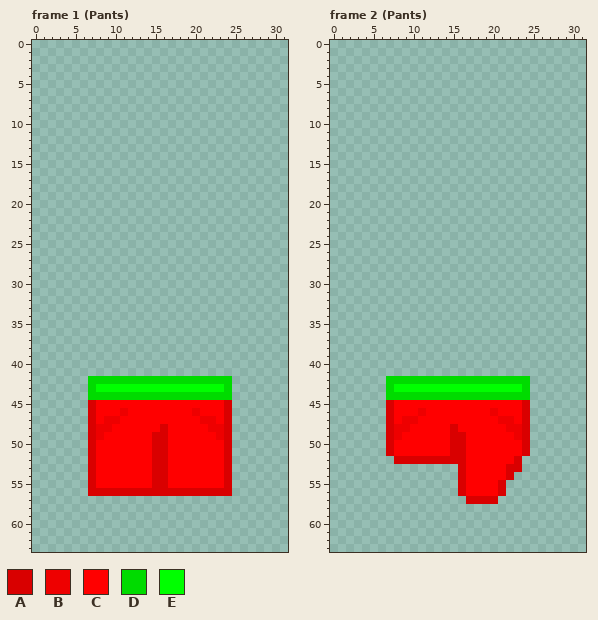
Two versions of one pixel-art file, Assets/Resources/Clothes/Legs Front.aseprite. Above: the version before the commit.
32x64 pixels, 4 frames. Shown: frame 1 (Pants), frame 2 (Pants). The commit also changed other frames, which this record leaves out.
Palette (. is transparent): A #d90000  B #ee0000  C #ff0000  D #00db00  E #00ff00
Pixels before, frame 1 (Pants), first column x 7:
42 DDDDDDDDDDDDDDDDDD
43 DEEEEEEEEEEEEEEEED
44 DDDDDDDDDDDDDDDDDD
45 ACCCCCCCCCCCCCCCCA
46 ACCCBCCCCCCCCBCCCA
47 ACBBCCCCCCCCCCBBCA
48 ABBCCCCCCACCCCCBBA
49 ABCCCCCCAACCCCCCBA
50 ACCCCCCCAACCCCCCCA
51 ACCCCCCCAACCCCCCCA
52 ACCCCCCCAACCCCCCCA
53 ACCCCCCCAACCCCCCCA
54 ACCCCCCCAACCCCCCCA
55 ACCCCCCCAACCCCCCCA
56 AAAAAAAAAAAAAAAAAA
Pixels before, frame 2 (Pants), first column x 7:
42 DDDDDDDDDDDDDDDDDD
43 DEEEEEEEEEEEEEEEED
44 DDDDDDDDDDDDDDDDDD
45 ACCCCCCCCCCCCCCCCA
46 ACCCBCCCCCCCCBCCCA
47 ACBBCCCCCCCCCCBBCA
48 ABBCCCCCACCCCCCBBA
49 ABCCCCCCAACCCCCCBA
50 ACCCCCCCAACCCCCCCA
51 ACCCCCCCAACCCCCCCA
52 .AAAAAAAAACCCCCCA.
53 .........ACCCCCAA.
54 .........ACCCCCA..
55 .........ACCCCA...
56 .........ACCCCA...
57 ..........AAAA....
New version:
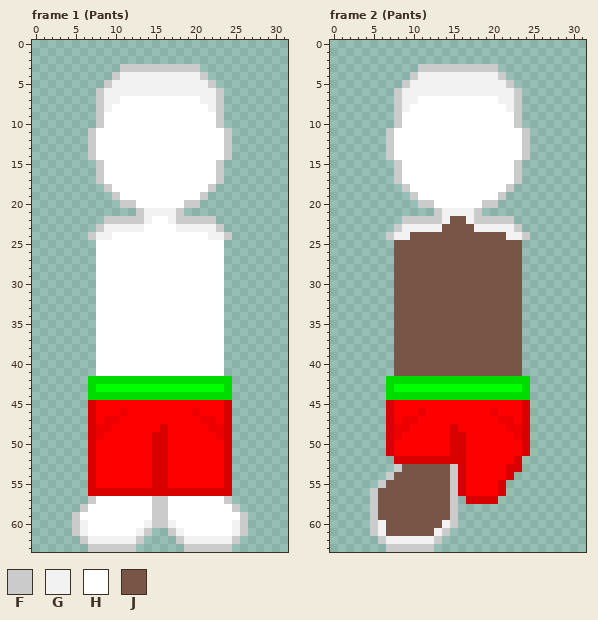
Colours new in this view: F #cbcbcb  G #f2f2f2  H #ffffff  J #795548
The edit:
layer "Layer 1" now shown
Frame 1 (Pants), layer "Layer 1":
The author put colour F in row 3 at x 11 to 20; in row 4 at x 10 and 21; in row 5 at x 9 and 22; in rows 6 to 10 at x 8 and 23; in rows 11 to 14 at x 7 and 24; in rows 15 to 17 at x 8 and 23.
The author put colour F in row 18 at x 9 and 22; in row 19 at x 10 and 21; in row 20 at x 11 to 12 and 19 to 20; in row 21 at x 13 and 18; in row 22 at x 9 to 13 and 18 to 22; in row 23 at x 8 and 23.
The author put colour F in row 24 at x 7 and 24; in row 57 at x 7, 15 to 16 and 24; in row 58 at x 6, 15 to 16 and 25; in rows 59 to 60 at x 5, 15 to 16 and 26; in row 61 at x 5, 14, 17 and 26; in row 62 at x 6, 13, 18 and 25.
The author put colour F in row 63 at x 7 to 12 and 19 to 24.
The author put colour G in row 4 at x 11 to 20; in row 5 at x 10 to 21; in row 6 at x 9 to 22; in row 7 at x 9 to 10 and 21 to 22; in row 8 at x 9 and 22; in row 21 at x 14 to 17.
The author put colour G in row 22 at x 14 and 17; in row 23 at x 9 to 13 and 18 to 22; in row 24 at x 8 to 9 and 22 to 23; in row 60 at x 6, 14, 17 and 25; in row 61 at x 6, 13, 18 and 25; in row 62 at x 7 to 12 and 19 to 24.
The author put colour H in row 7 at x 11 to 20; in row 8 at x 10 to 21; in rows 9 to 10 at x 9 to 22; in rows 11 to 14 at x 8 to 23; in rows 15 to 17 at x 9 to 22; in row 18 at x 10 to 21.
The author put colour H in row 19 at x 11 to 20; in row 20 at x 13 to 18; in row 22 at x 15 to 16; in row 23 at x 14 to 17; in row 24 at x 10 to 21; in rows 25 to 41 at x 8 to 23.
The author put colour H in row 57 at x 8 to 14 and 17 to 23; in row 58 at x 7 to 14 and 17 to 24; in row 59 at x 6 to 14 and 17 to 25; in row 60 at x 7 to 13 and 18 to 24; in row 61 at x 7 to 12 and 19 to 24.
Frame 2 (Pants), layer "Layer 1":
The author put colour F in row 3 at x 11 to 20; in row 4 at x 10 and 21; in row 5 at x 9 and 22; in rows 6 to 10 at x 8 and 23; in rows 11 to 14 at x 7 and 24; in rows 15 to 17 at x 8 and 23.
The author put colour F in row 18 at x 9 and 22; in row 19 at x 10 and 21; in row 20 at x 11 to 12 and 19 to 20; in row 21 at x 13 and 18; in row 22 at x 9 to 13 and 18 to 22; in row 23 at x 8 and 23.
The author put colour F in row 24 at x 7 and 24; in row 53 at x 8 and 15; in row 54 at x 7 and 15; in row 55 at x 6 and 15; in rows 56 to 60 at x 5 and 15; in row 61 at x 5 and 14.
The author put colour F in row 62 at x 6 and 13; in row 63 at x 7 to 12.
The author put colour G in row 4 at x 11 to 20; in row 5 at x 10 to 21; in row 6 at x 9 to 22; in row 7 at x 9 to 10 and 21 to 22; in row 8 at x 9 and 22; in row 21 at x 14 to 17.
The author put colour G in row 22 at x 14 and 17; in row 23 at x 9 to 13 and 18 to 22; in row 24 at x 8 to 9 and 22 to 23; in row 60 at x 6 and 14; in row 61 at x 6 and 13; in row 62 at x 7 to 12.
The author put colour H in row 7 at x 11 to 20; in row 8 at x 10 to 21; in rows 9 to 10 at x 9 to 22; in rows 11 to 14 at x 8 to 23; in rows 15 to 17 at x 9 to 22; in row 18 at x 10 to 21.
The author put colour H in row 19 at x 11 to 20; in row 20 at x 13 to 18.
The author put colour J in row 22 at x 15 to 16; in row 23 at x 14 to 17; in row 24 at x 10 to 21; in rows 25 to 41 at x 8 to 23; in row 53 at x 9 to 14; in row 54 at x 8 to 14.
The author put colour J in row 55 at x 7 to 14; in rows 56 to 59 at x 6 to 14; in row 60 at x 7 to 13; in row 61 at x 7 to 12.
Changed places in both pictures, as pixel boxes (x1, y1, x2, y2):
added: (88, 64, 232, 376)
added: (72, 496, 248, 552)
added: (386, 64, 530, 376)
added: (370, 464, 458, 552)
